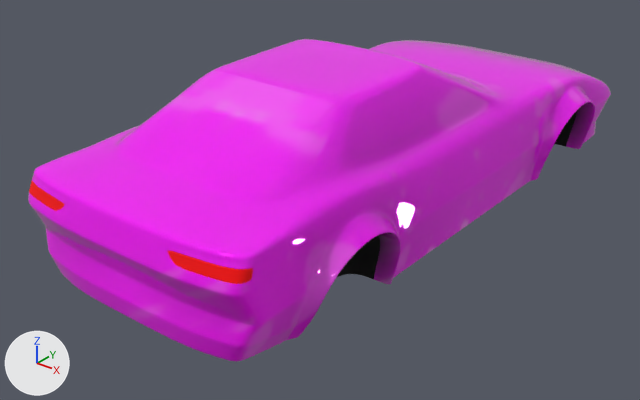
Renders of the glTF model Drift Car/Scenes/CarModels/Monteri-Body/Monteri-Body.glb from each side of a commit.
Both versions are drawn from a camera (50 mm lens) standing at (3.23, -4.6, 2.88) and looking at (-0.15, -0.37, 0.26). The lights are fixed; the arrows at lower left show +X, +Y and +Z. The first picture is the older version. Vertices at exactly the same position are counted once.

Script lines for the objects in view, before the commit:
```python
ob_monteri_body = bpy.data.objects.new('Monteri-Body', me_monteri_body)
ob_monteri_body.location = (0.0, 0.0, 0.0)
```
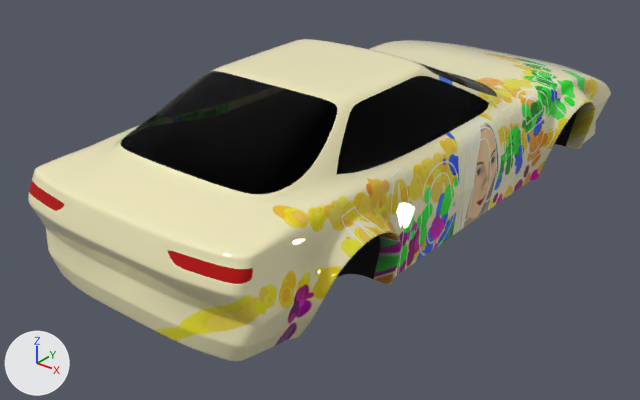
Commit message: The glass of the car is now slightly transparent

Pixel boxes (x1, y1, x2, y2) of what changed, in the pictures (640 x 400 px):
'Monteri-Body', surface changed
    both: (28, 39, 611, 362)
part 1 of me_monteri_body, edited (looks the same)
    both: (338, 111, 577, 279)
part 2 of me_monteri_body, recoloured (pink to black)
    both: (120, 63, 497, 194)

What changed in the scene script:
```text
Change img_image_0:
    img_image_0: load_image('Image_0', '_unpacked/Image_0', 1024, 1024, 'sRGB') -> load_image('Image_0', '_unpacked/Image_0', 256, 256, 'Non-Color')
Add img_image_2:
    img_image_2 = load_image('Image_2', '_unpacked/Image_2', 1024, 1024, 'sRGB')
Add img_image_1:
    img_image_1 = load_image('Image_1', '_unpacked/Image_1', 1024, 1024, 'sRGB')
Change mat_metal:
    where n4 = _N.new('ShaderNodeTexImage'); n4.name = 'Image Texture'
    n4.image: img_image_0 -> img_image_1
Change mat_rearlight:
    add n4 = _N.new('ShaderNodeMix'); n4.name = 'Mix.001'
    add n4.data_type = 'RGBA'
    add n4.blend_type = 'MULTIPLY'
    add n4.inputs[0].default_value = 1.0  # 'Factor'
    add n5 = _N.new('ShaderNodeTexImage'); n5.name = 'Image Texture'
    add n5.image = img_image_2
    where n3 = _N.new('ShaderNodeVertexColor'); n3.name = 'Color Attribute'
    where n2 = _N.new('ShaderNodeMix'); n2.name = 'Mix'
    remove _L.new(n3.outputs[0], n2.inputs[6])  # 'Color' to 'A'
    add _L.new(n4.outputs[2], n2.inputs[6])  # 'Result' to 'A'
    add _L.new(n3.outputs[0], n4.inputs[7])  # 'Color' to 'B'
    add _L.new(n5.outputs[0], n4.inputs[6])  # 'Color' to 'A'
Add mat_bottom_001:
    mat_bottom_001 = bpy.data.materials.new('Bottom.001')
    # nodes: BsdfPrincipled, Mix, OutputMaterial, VertexColor
    # colours: black #000000, mixed with the vertex colours
Add mat_glass:
    mat_glass = bpy.data.materials.new('Glass')
    # colours: black #000000, mixed with the vertex colours
    # uses the picture img_image_0
Change me_monteri_body:
    where me_monteri_body.from_pydata(...)  # 14018 vertices, 28032 faces; spans x -0.94..0.94, y -2.23..2.34, z 0.21..1.29
    used by ob_monteri_body; location = (0.0, 0.0, 0.0)
    me_monteri_body part 1: 4309 faces spanning x -0.78..0.78, y -2.01..2.14, z 0.21..0.72 switch from mat_bottom to mat_bottom_001
    me_monteri_body part 2: 1777 faces spanning x -0.7..0.7, y -1.74..0.74, z 0.9..1.28 switch from mat_metal to mat_glass
```
